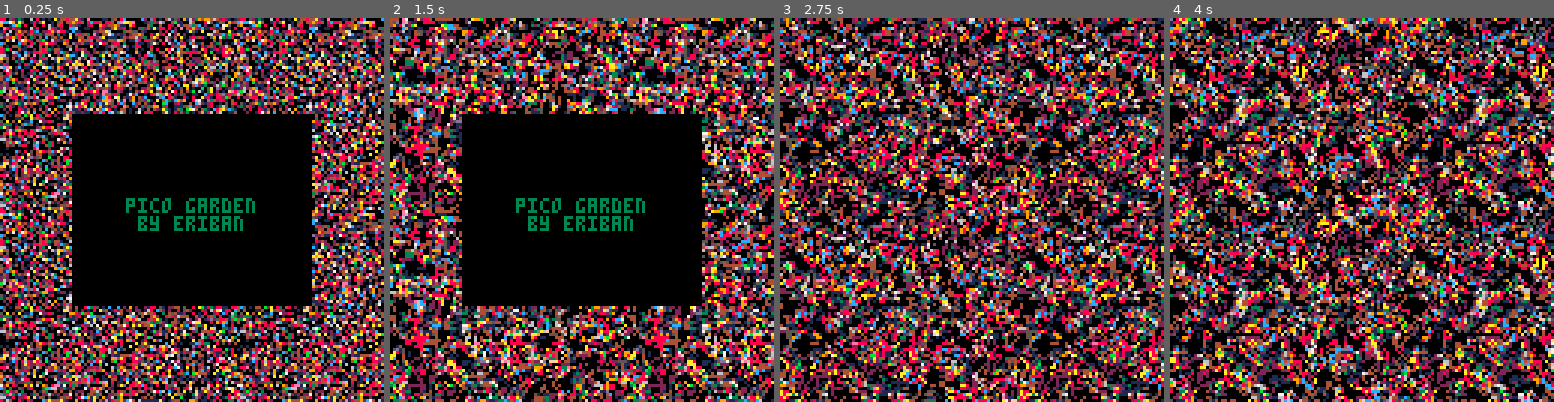
Above: before the commit, frames 1-4 (left to right).
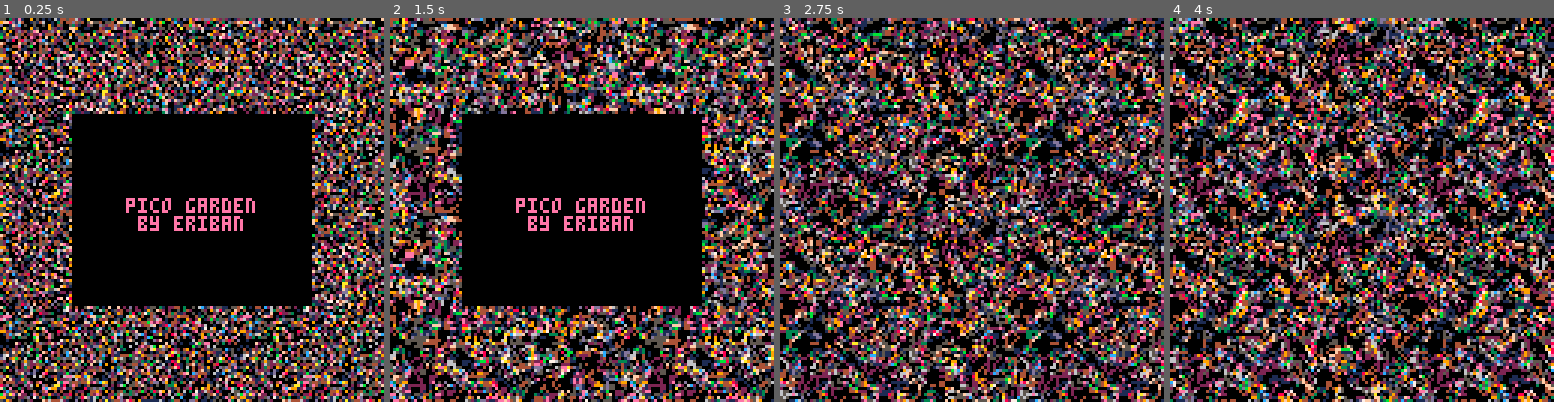
Above: after the commit, the same moments.

Repository: erwinbonsma/PicoGarden
Game: PICO-8 cartridge picogarden.p8
The game is run twice, just before and just after one commit, with the same random seed, the same clock (stepped at 60 frames per second) and the same inputs.
Inputs:
- Up to frame 1 (0.25 s): no input
- Up to frame 2 (1.5 s): tap X (X key) at 0.33, 1.07 s; tap O (Z key) at 0.7 s
- Up to frame 3 (2.75 s): hold Right 1.6-2.1 s; tap O (Z key) at 1.7, 2.1, 2.5 s; tap X (X key) at 1.85 s; hold Up 2.15-2.42 s; hold Right from 2.47 s (still down)
- Up to frame 4 (4 s): tap O (Z key) at 2.9, 3.3, 3.7 s; tap X (X key) at 2.97 s; release Right at 3.03 s; hold Left 3.08-3.58 s; hold Down 3.63-3.97 s

The runs differ from the first frame. In frame 1, 26% of the frame differs, in the area x 0-100%, y 0-100%; in frame 2, 26%; in frame 3, 31%; in frame 4, 32%.

Commit message:
Change display palette

Diff:
--- a/picogarden.p8
+++ b/picogarden.p8
@@ -1,5 +1,5 @@
 pico-8 cartridge // http://www.pico-8.com
-version 32
+version 35
 __lua__
 max_decay_find_attempts=32
 num_decay_death_ticks=100
@@ -8,6 +8,14 @@
 max_wait=6
 min_revive_delay=10
 devmode=false
+
+-- colors after display-pallete
+-- modification
+c_red=7
+c_dgreen=5
+c_lgreen=13
+c_lgray=10
+c_brown=4
 
 bit0=0x0.0001
 
@@ -676,6 +684,11 @@
  expand=init_expand()
 
  state.bitcounter=bitcounter:new()
+
+ pal(
+  {1,2,14,4,3,9,8,5,
+   13,6,12,15,11,10,7,0},1
+ )
 
  show_title()
 end
@@ -937,7 +950,7 @@
 
  rectfill(24,32,103,95,0)
 
- color(7)
+ color(c_lgray)
  cprint("game over!",40)
  print("score:",44,66)
  rprint(
@@ -950,7 +963,7 @@
  then
   color(
    state.loscore==state.steps
-   and 8 or 6
+   and c_red or c_lgray
   )
   print("lo-score:",32,60)
   rprint(
@@ -963,7 +976,7 @@
  then
   color(
    state.hiscore==state.steps
-   and 11 or 6
+   and c_dgreen or c_lgray
   )
   print("hi-score:",32,72)
   rprint(
